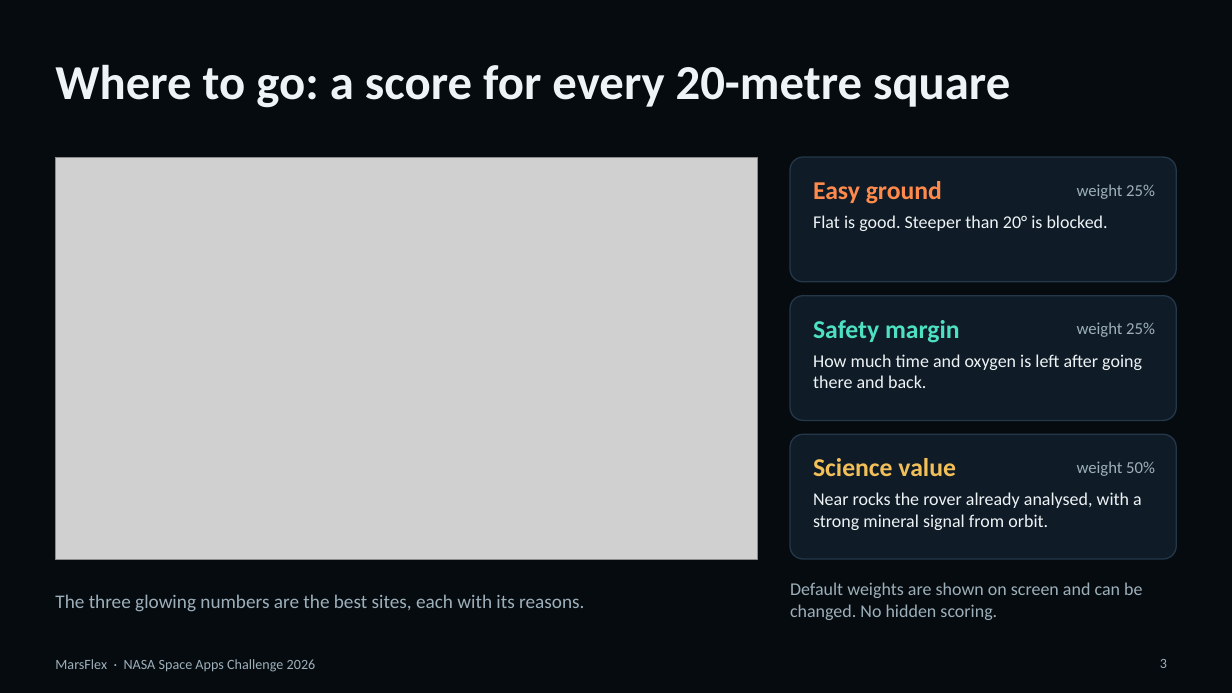
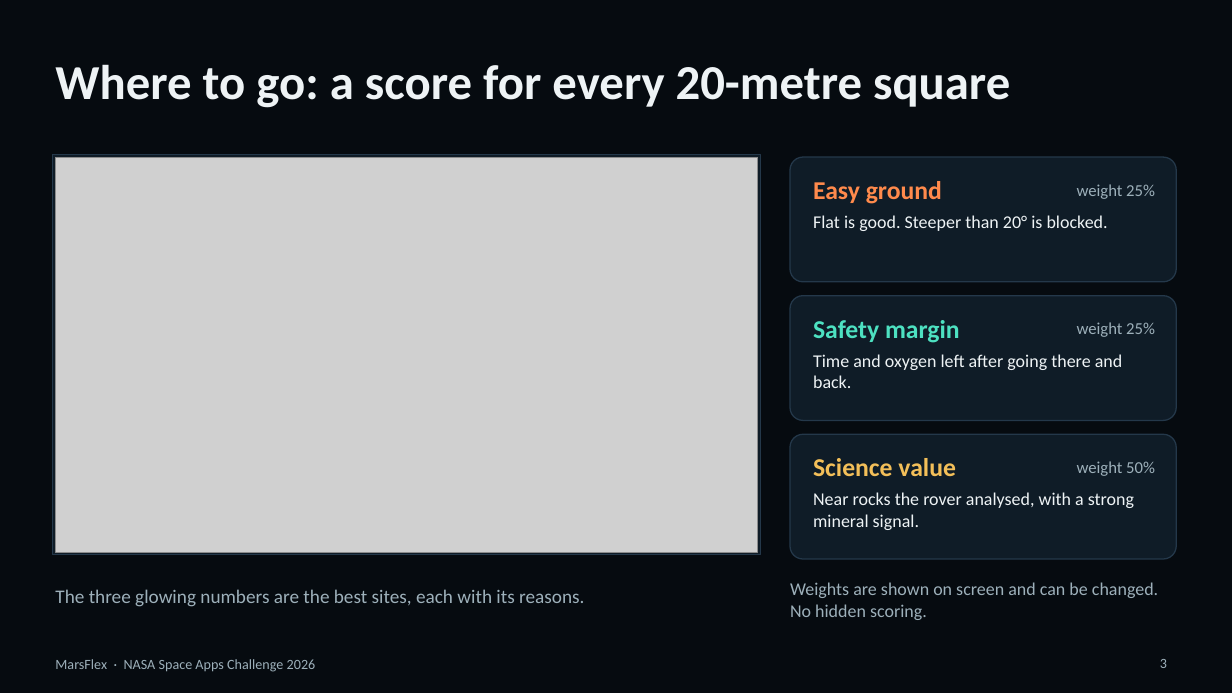
Before and after one commit to Humam-Taibeh/MarsFlex, a slide deck: slide 3 of docs/submission/presentation/MarsFlex_Presentation_4min.pptx. Drawn at 1232x693 pixels with LibreOffice and Linux fonts; fonts in the diff are those of the drawing; grey boxes stand for pictures. Boxes give left, top, right and bottom in pixels: in the first picture for what was removed or moved away, otherwise in the second. Text is boxed around its words. In the diff, an @@ line names an element or a change of style, - is before the commit and + after.

```diff
--- a/docs/submission/presentation/MarsFlex_Presentation_4min.pptx
+++ b/docs/submission/presentation/MarsFlex_Presentation_4min.pptx
@@ rectangle added at box(53, 154, 761, 555), fill #0F1C27, outline #24384A 1 pt @@
@@ picture: place and size @@
-picture at box(55, 157, 758, 560)
+picture at box(55, 157, 758, 553)
@@ text at box(813, 354, 1122, 388): text changed @@
-How much time and oxygen is left after going there and back.
+Time and oxygen left after going there and back.
@@ text at box(813, 492, 1134, 530): text changed @@
-Near rocks the rover already analysed, with a strong mineral signal from orbit.
+Near rocks the rover analysed, with a strong mineral signal.
@@ text "The three glowing numbers are ...": place and size @@
-text "The three glowing numbers are ..." at box(55, 594, 584, 612)
+text "The three glowing numbers are ..." at box(55, 589, 584, 607)
@@ text at box(790, 582, 1158, 620): text changed @@
-Default weights are shown on screen and can be changed. No hidden scoring.
+Weights are shown on screen and can be changed. No hidden scoring.
```
Also in this commit, not shown: 5 other slides changed, 1 other file.
